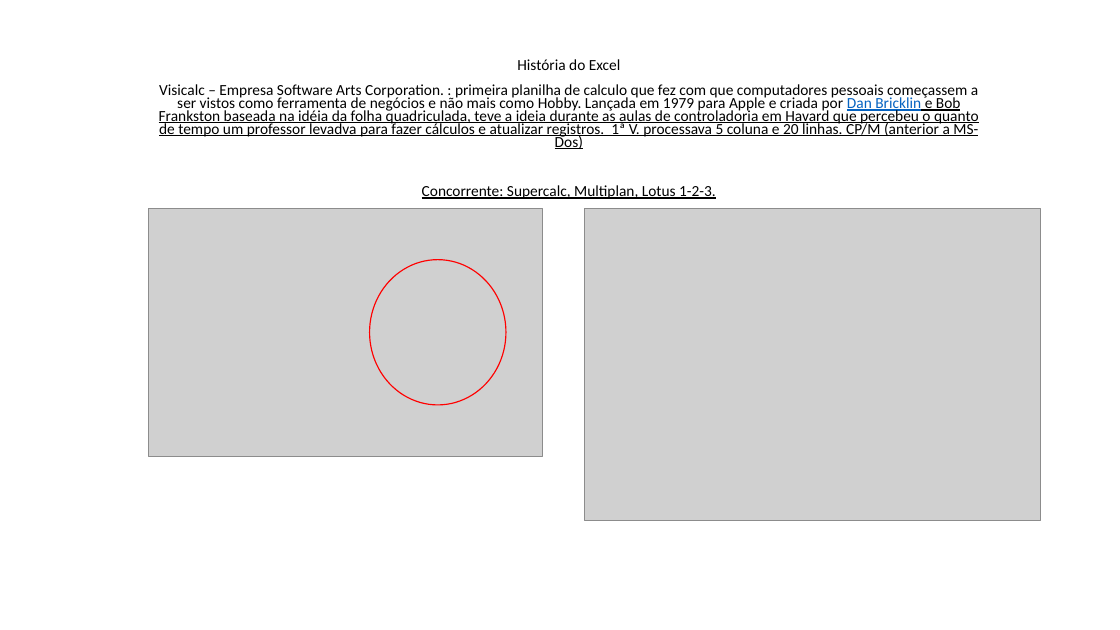
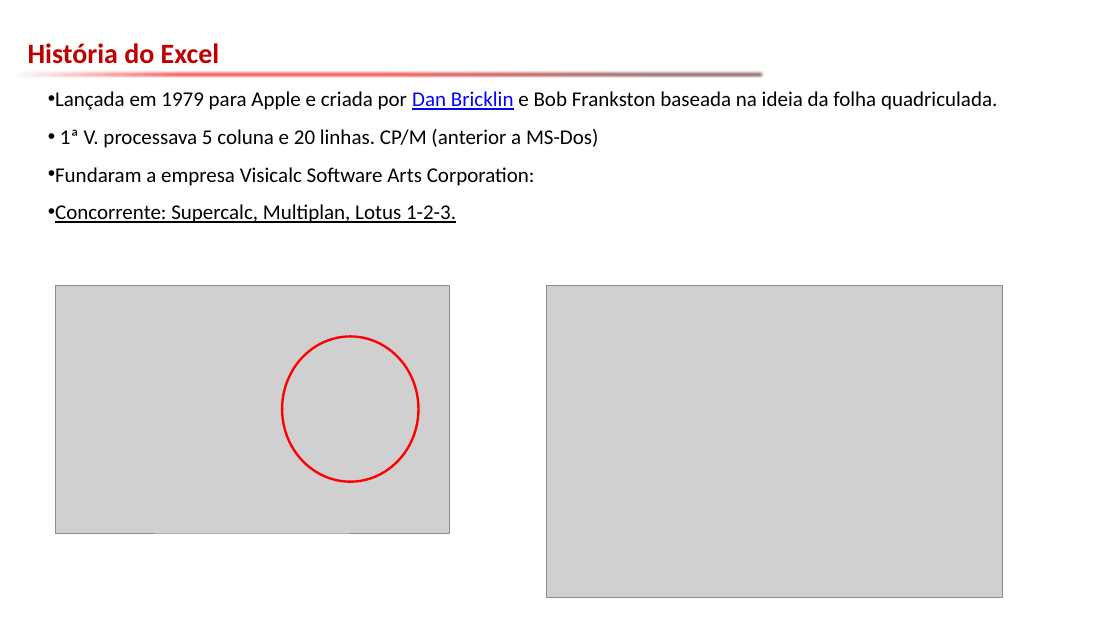
Before and after one commit to emerson-fenrir/Excel_Basico, a slide deck: slide 7 of Aula2.pptx (slide 2 before the commit). Drawn at 1120x630 pixels with LibreOffice and Linux fonts; fonts in the diff are those of the drawing; grey boxes stand for pictures; background and template pictures are left out. Boxes give left, top, right and bottom in pixels: in the first picture for what was removed or moved away, otherwise in the second. Text is boxed around its words. In the diff, an @@ line names an element or a change of style, - is before the commit and + after.

```diff
--- a/Aula2.pptx
+++ b/Aula2.pptx
@@ text added at (x1=28, y1=43, x2=220, y2=64), 24 pt, text #C00000, bold @@
+História do Excel
@@ right arrow added at (x1=16, y1=68, x2=765, y2=81), fill gradient #F6FBFC to #FF0000 to #632523 @@
@@ subtitle "Lançada em 1979 para Apple ..." moved from (x1=159, y1=59, x2=979, y2=199) to (x1=55, y1=91, x2=997, y2=223) @@
@@ subtitle at (x1=55, y1=91, x2=997, y2=186): text changed; size 13.2 to 18 pt @@
-História do Excel
-Visicalc – Empresa Software Arts Corporation. : primeira planilha de calculo que fez com que computadores pessoais começassem a ser vistos como ferramenta de negócios e não mais como Hobby. Lançada em 1979 para Apple e criada por Dan Bricklin e Bob Frankston baseada na idéia da folha quadriculada, teve a ideia durante as aulas de controladoria em Havard que percebeu o quanto de tempo um professor levadva para fazer cálculos e atualizar registros. 1ª V. processava 5 coluna e 20 linhas. CP/M (anterior a MS-Dos)
+• Lançada em 1979 para Apple e criada por Dan Bricklin e Bob Frankston baseada na ideia da folha quadriculada.
+• 1ª V. processava 5 coluna e 20 linhas. CP/M (anterior a MS-Dos)
+• Fundaram a empresa Visicalc Software Arts Corporation:
@@ subtitle at (x1=55, y1=204, x2=456, y2=223): size 13.2 to 18 pt in "Concorrente: Supercalc, Multiplan, Lotus 1-2-3."; alignment centre to justified; bullet none to •; line spacing 0.7 to 1.5; less space between paragraphs @@
@@ picture moved from (x1=149, y1=208, x2=543, y2=456) to (x1=55, y1=285, x2=450, y2=533) @@
@@ picture moved from (x1=585, y1=208, x2=1041, y2=521) to (x1=547, y1=285, x2=1003, y2=597) @@
@@ ellipse moved from (x1=370, y1=260, x2=506, y2=405) to (x1=282, y1=336, x2=418, y2=481) @@
@@ ellipse at (x1=282, y1=336, x2=418, y2=481): outline #FF0000 1 pt to #FF0000 2 pt @@
```
Also in this commit, not shown: 32 other slides changed, 11 slides added, 3 slides removed, 2 other files.
